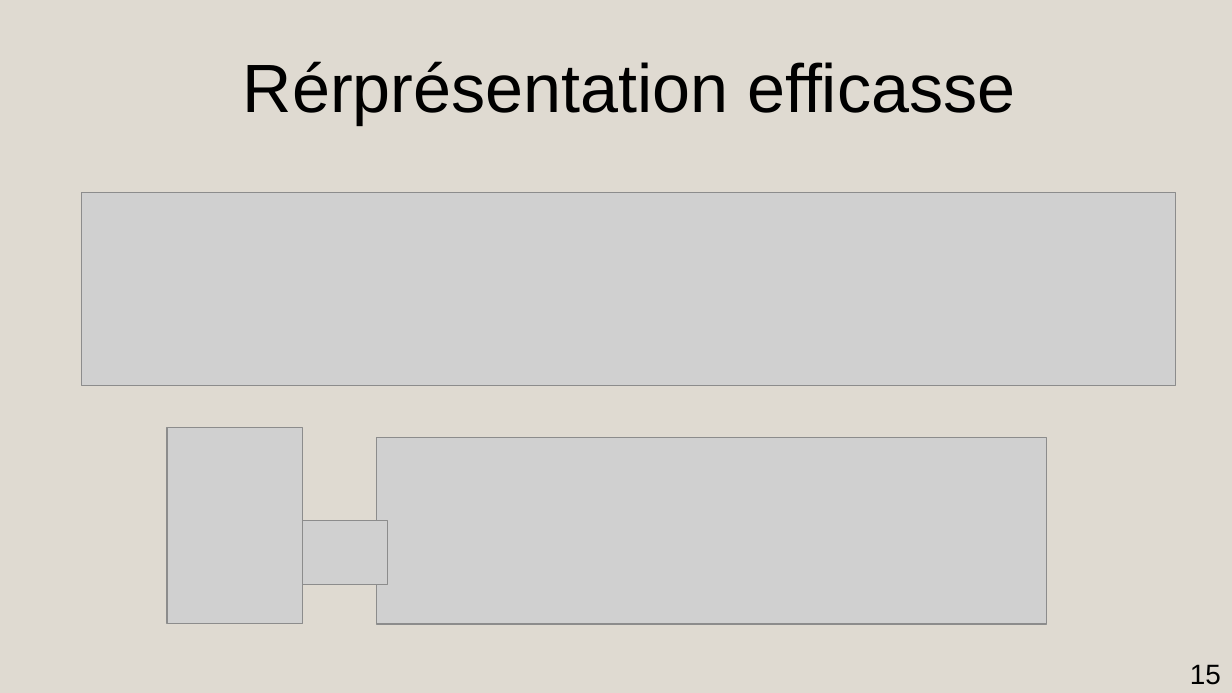
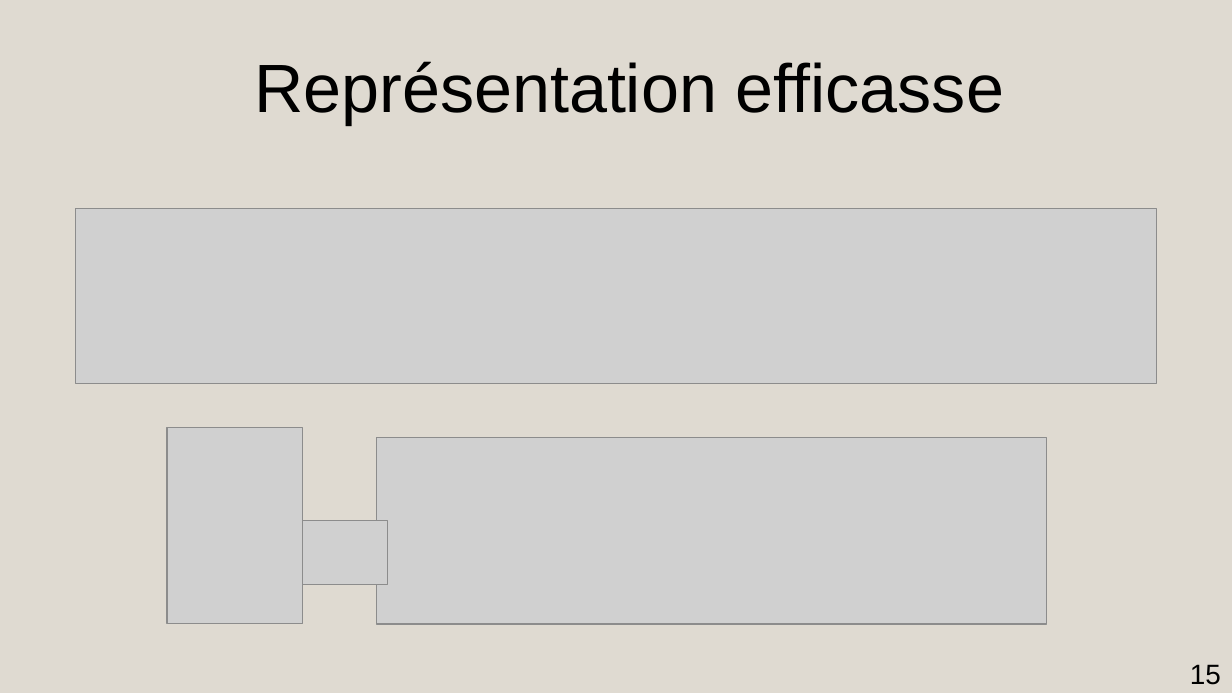
Before and after one commit to AmdaU/presentations, a slide deck: slide 15 of Seminaire/Seminaire.odp. Drawn at 1232x693 pixels with LibreOffice and Linux fonts; fonts in the diff are those of the drawing; grey boxes stand for pictures. Boxes give left, top, right and bottom in pixels: in the first picture for what was removed or moved away, otherwise in the second. Text is boxed around its words. In the diff, an @@ line names an element or a change of style, - is before the commit and + after.

```diff
--- a/Seminaire/Seminaire.odp
+++ b/Seminaire/Seminaire.odp
@@ title at bbox=[254, 61, 1004, 125]: text changed @@
-Rérprésentation efficasse
+Représentation efficasse
@@ picture: place and size @@
-picture at bbox=[82, 192, 1176, 386]
+picture at bbox=[75, 209, 1156, 383]
```
Also in this commit, not shown: 2 other files.
